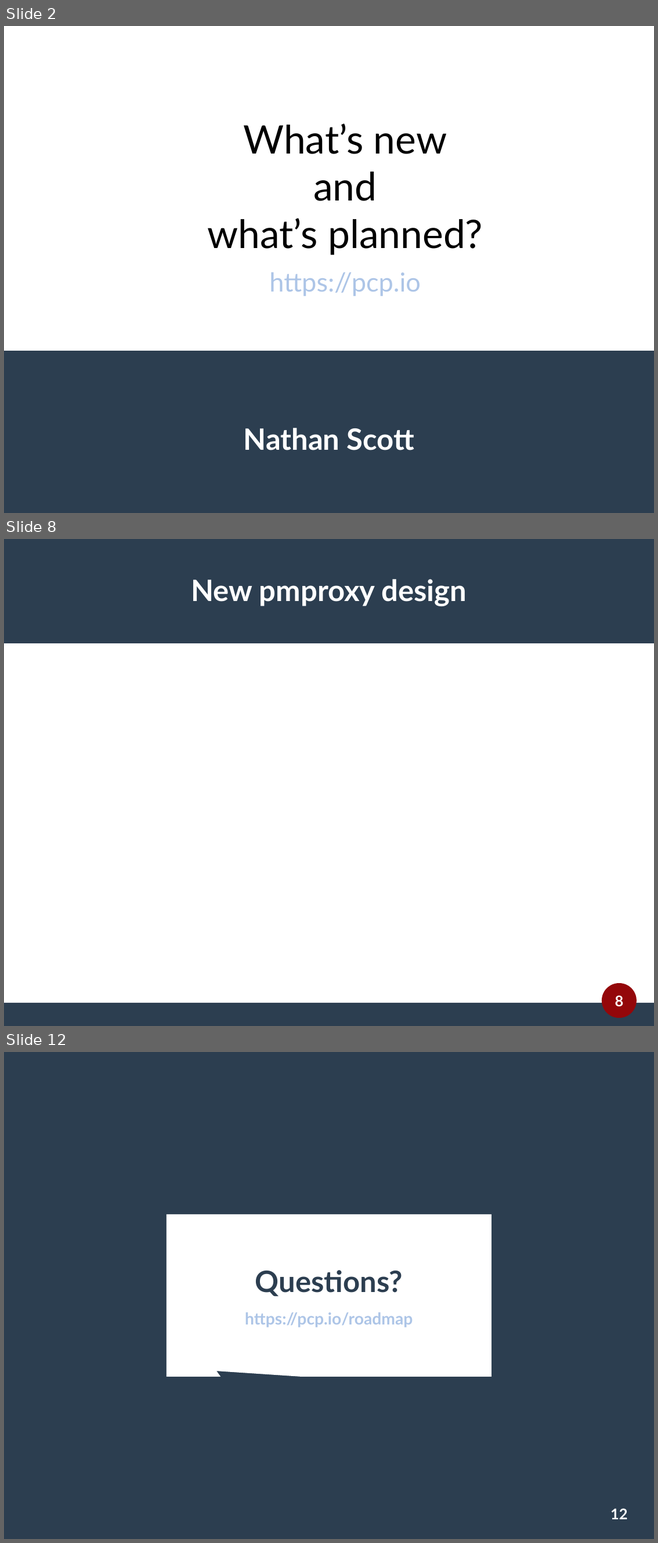
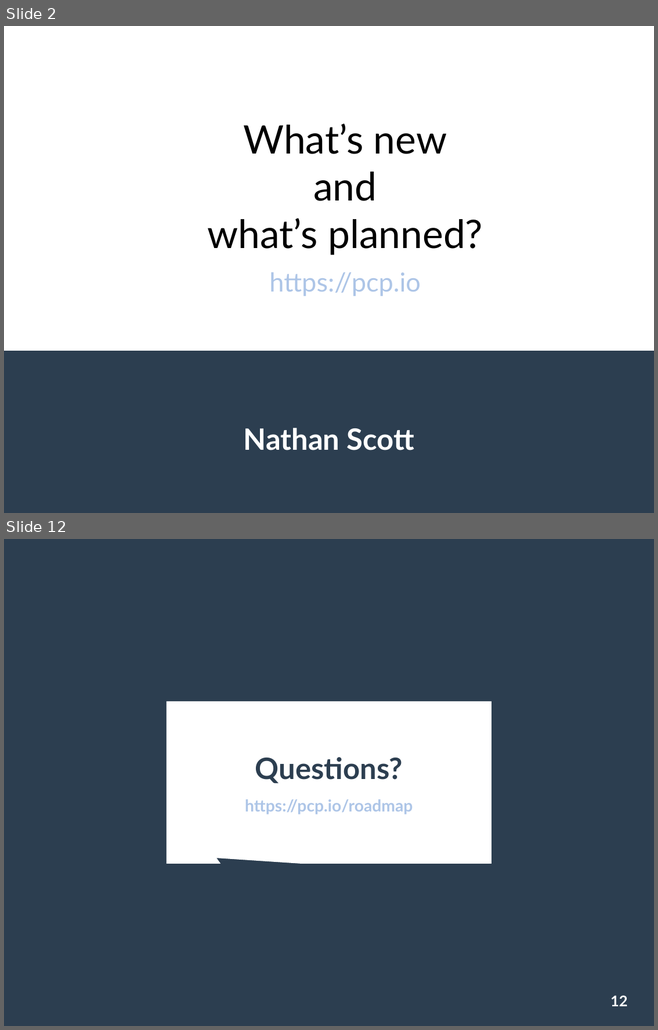
Before and after one commit to sanjulamadurapperuma/performancecopilot.github.io, a slide deck: papers/whats-new-mel.odp. Shown one above the other, each under a label of ours: slides 2, 8 and 12 before the commit, slides 2 and 12 after it; the slides between them are not shown. The pictures are 658x1543 and 658x1030 pixels, drawn with LibreOffice and Linux fonts; fonts in the diff are those of the drawing. Boxes give left, top, right and bottom in pixels: in the first picture for what was removed or moved away, otherwise in the second. Text is boxed around its words. In the diff, an @@ line names an element or a change of style, - is before the commit and + after.

```diff
--- a/papers/whats-new-mel.odp
+++ b/papers/whats-new-mel.odp
@@ slide 8 removed at <box>4,539,654,1026</box>, background #FFFFFF @@
@@ rectangle removed at <box>4,539,654,643</box> @@
@@ title removed at <box>191,579,467,606</box> @@
-New pmproxy design
@@ ellipse removed at <box>602,983,637,1018</box> @@
@@ rectangle removed at <box>4,1003,654,1026</box> @@
@@ page number removed at <box>615,995,623,1007</box> @@
-8
```
Also in this commit, not shown: 8 slides changed, 1 slide added, 17 other files.
